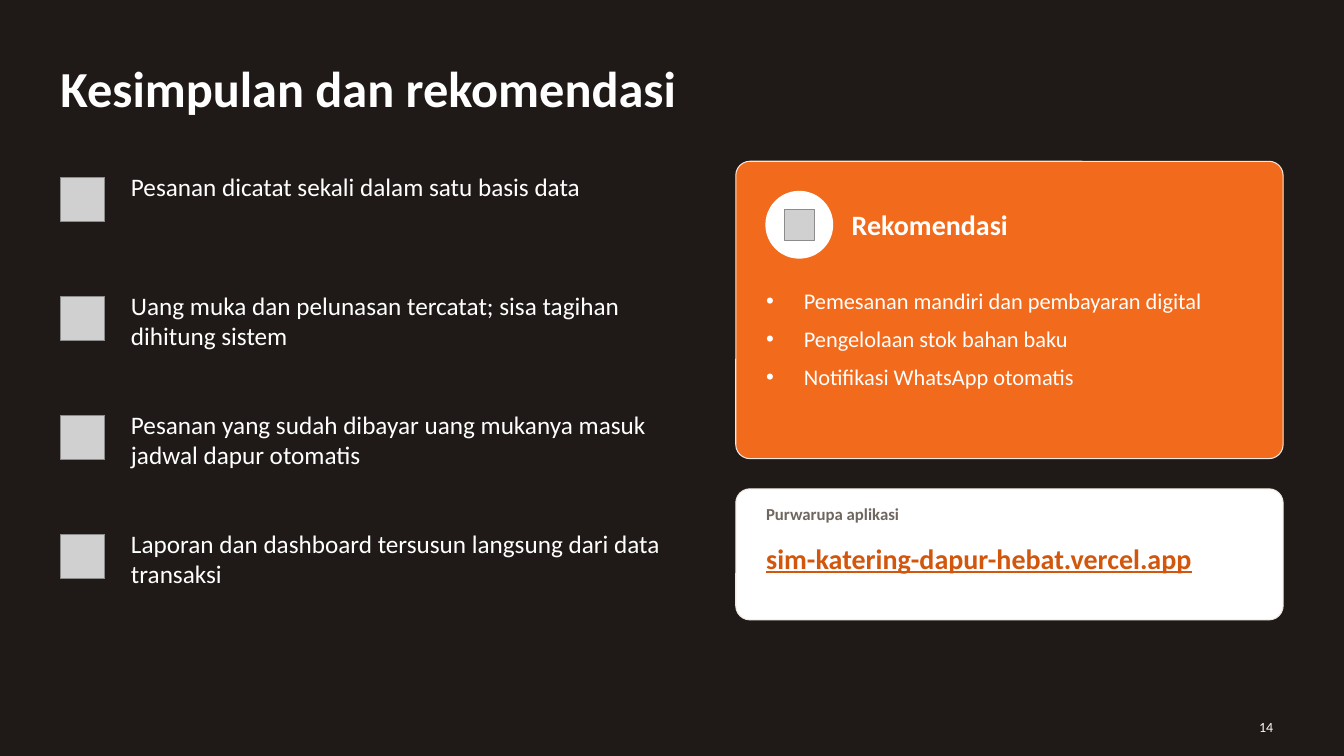
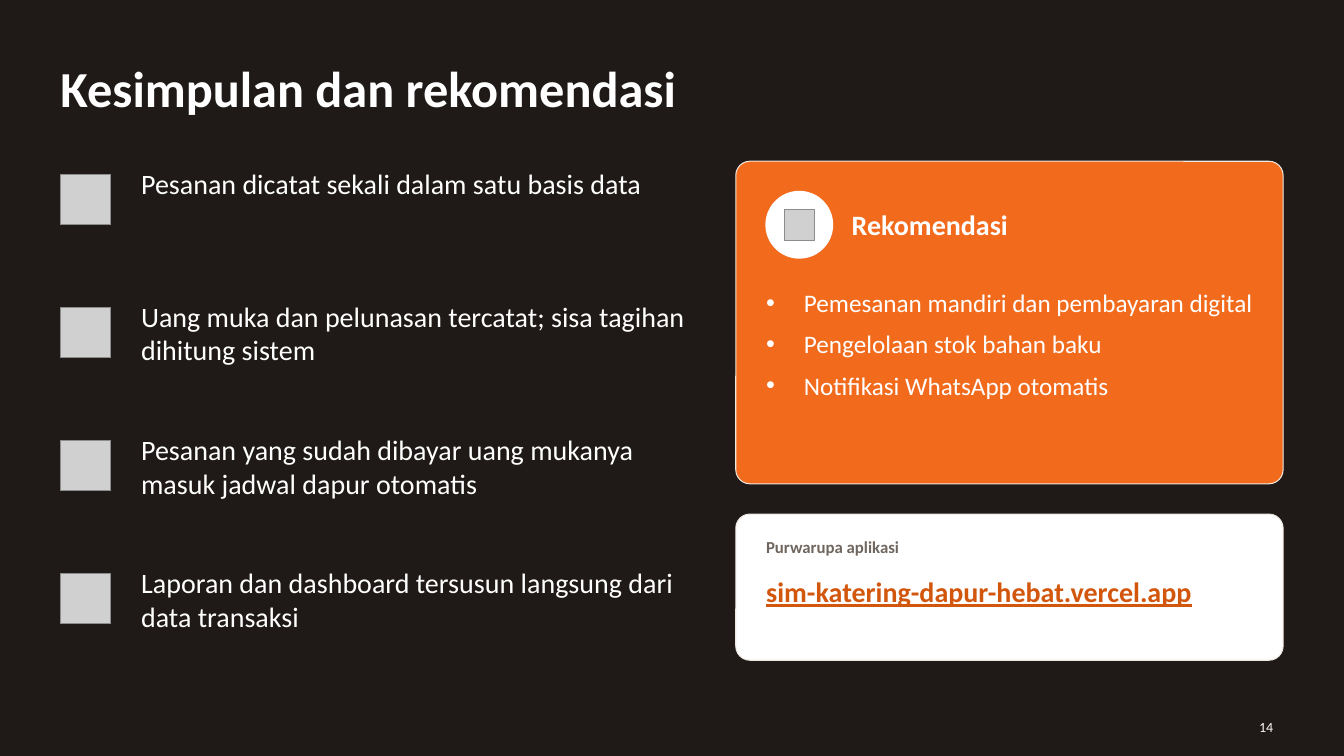
Before and after one commit to koriebruh/sim-katering-dapur-hebat, a slide deck: slide 14 of Presentasi-SIM-Katering-Dapur-Hebat.pptx. Drawn at 1344x756 pixels with LibreOffice and Linux fonts; fonts in the diff are those of the drawing; grey boxes stand for pictures. Boxes give left, top, right and bottom in pixels: in the first picture for what was removed or moved away, otherwise in the second. Text is boxed around its words. In the diff, an @@ line names an element or a change of style, - is before the commit and + after.

```diff
--- a/Presentasi-SIM-Katering-Dapur-Hebat.pptx
+++ b/Presentasi-SIM-Katering-Dapur-Hebat.pptx
@@ picture: place and size @@
-picture at <box>60,177,105,222</box>
+picture at <box>60,174,111,225</box>
@@ text "Pesanan dicatat sekali dalam satu ...": place and size @@
-text "Pesanan dicatat sekali dalam satu ..." at <box>131,178,580,196</box>
+text "Pesanan dicatat sekali dalam satu ..." at <box>141,174,640,194</box>
@@ rounded rectangle: place and size @@
-rounded rectangle at <box>736,161,1284,459</box>
+rounded rectangle at <box>736,161,1284,484</box>
@@ rounded rectangle at <box>736,161,1284,484</box>: proportions changed @@
@@ text "Uang muka dan pelunasan tercatat; ...": place and size @@
-text "Uang muka dan pelunasan tercatat; ..." at <box>131,297,619,350</box>
+text "Uang muka dan pelunasan tercatat; ..." at <box>141,307,684,365</box>
@@ text "Pemesanan mandiri dan pembayaran digital" at <box>804,294,1253,399</box>: size 16 to 18 pt @@
@@ picture: place and size @@
-picture at <box>60,296,105,341</box>
+picture at <box>60,308,111,358</box>
@@ picture: place and size @@
-picture at <box>60,415,105,460</box>
+picture at <box>60,441,111,491</box>
@@ text "Pesanan yang sudah dibayar uang ...": place and size @@
-text "Pesanan yang sudah dibayar uang ..." at <box>131,416,646,469</box>
+text "Pesanan yang sudah dibayar uang ..." at <box>141,440,633,499</box>
@@ rounded rectangle at <box>736,514,1284,660</box>: proportions changed @@
@@ rounded rectangle: place and size @@
-rounded rectangle at <box>736,489,1284,620</box>
+rounded rectangle at <box>736,514,1284,660</box>
@@ text "Purwarupa aplikasi": place and size @@
-text "Purwarupa aplikasi" at <box>766,508,899,523</box>
+text "Purwarupa aplikasi" at <box>766,541,899,556</box>
@@ size 18 to 20 pt in 4 elements at <box>141,174,640,194</box>, <box>141,307,684,365</box>, <box>141,440,633,499</box>, <box>141,573,672,628</box> @@
@@ text "Laporan dan dashboard tersusun langsung ...": place and size @@
-text "Laporan dan dashboard tersusun langsung ..." at <box>131,535,659,583</box>
+text "Laporan dan dashboard tersusun langsung ..." at <box>141,573,672,628</box>
@@ picture: place and size @@
-picture at <box>60,534,105,579</box>
+picture at <box>60,574,111,624</box>
@@ text "sim-katering-dapur-hebat.vercel.app": place and size @@
-text "sim-katering-dapur-hebat.vercel.app" at <box>766,549,1191,574</box>
+text "sim-katering-dapur-hebat.vercel.app" at <box>766,582,1191,607</box>
```
Also in this commit, not shown: 4 other slides changed, 1 other file.
